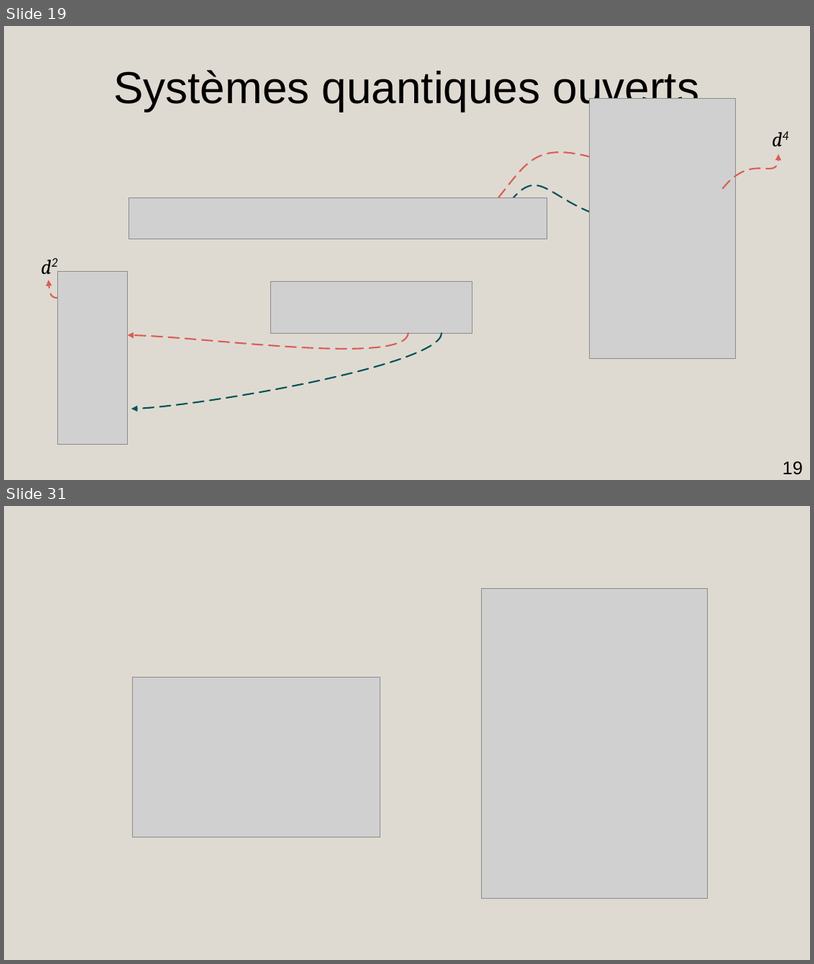
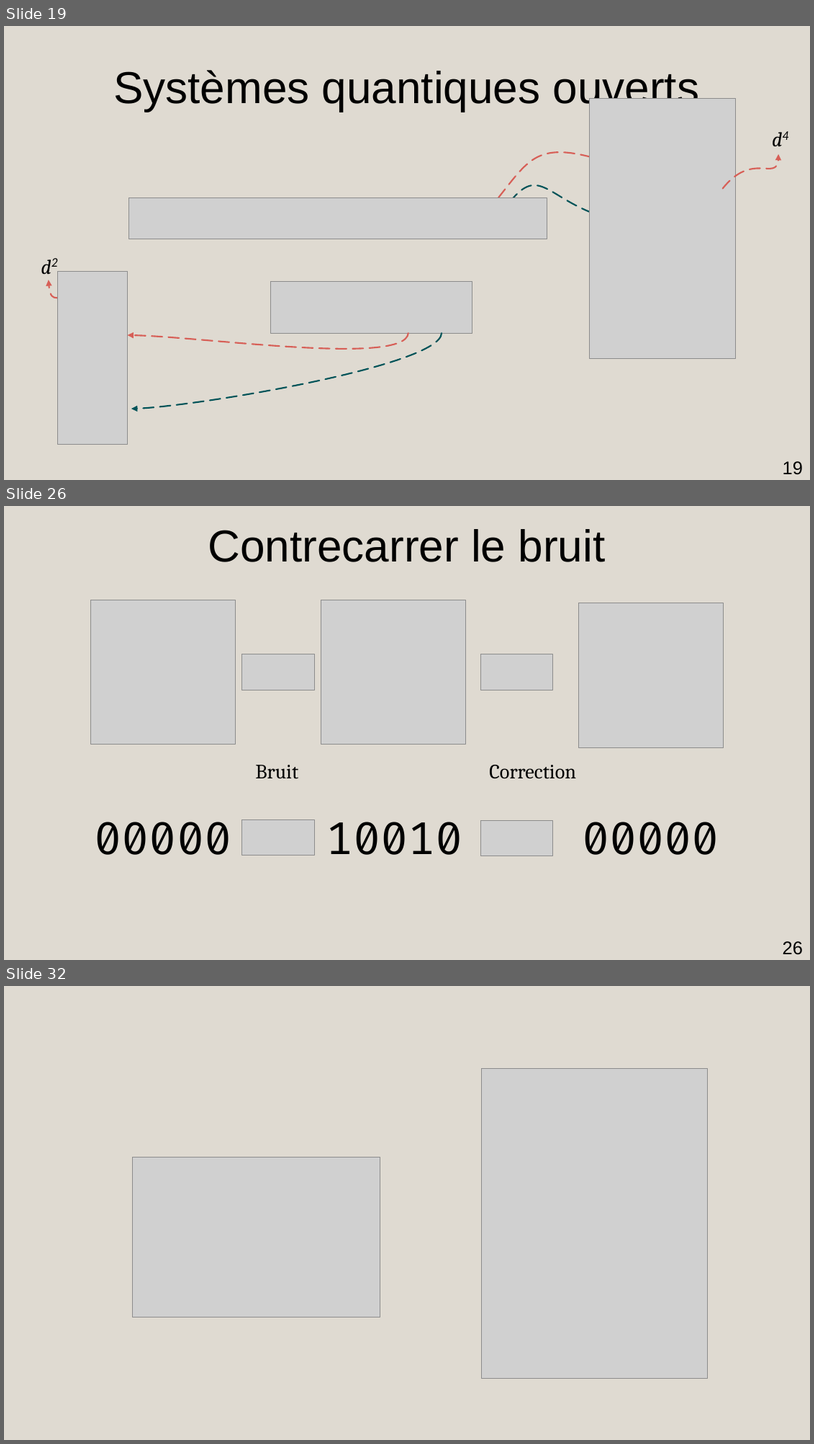
Before and after one commit to AmdaU/presentations, a slide deck: Seminaire/Seminaire.odp. Shown one above the other, each under a label of ours: slides 19 and 31 before the commit, slides 19, 26 and 32 after it; the slides between them are not shown. The pictures are 814x964 and 814x1444 pixels, drawn with LibreOffice and Linux fonts; fonts in the diff are those of the drawing; grey boxes stand for pictures; background and template pictures are left out. Boxes give left, top, right and bottom in pixels: in the first picture for what was removed or moved away, otherwise in the second. Text is boxed around its words. In the diff, an @@ line names an element or a change of style, - is before the commit and + after.

```diff
--- a/Seminaire/Seminaire.odp
+++ b/Seminaire/Seminaire.odp
@@ slide 26 added at [4, 506, 810, 960], background #DFDAD1 @@
@@ title added at [208, 529, 606, 562], 44 pt, text #000000 @@
+Contrecarrer le bruit
@@ title added at [255, 764, 298, 779], 20 pt, text #000000 @@
+Bruit
@@ title added at [489, 764, 576, 779], 20 pt, text #000000 @@
+Correction
@@ group added at [91, 600, 724, 856]: 7 pictures, 3 texts @@
+00000
+10010
+00000
@@ page number added at [783, 941, 803, 955], 18 pt, text #000000 @@
+26
@@ what was slide 31 is now slide 32 @@
```
Also in this commit, not shown: 10 slides changed, 1 other file.
